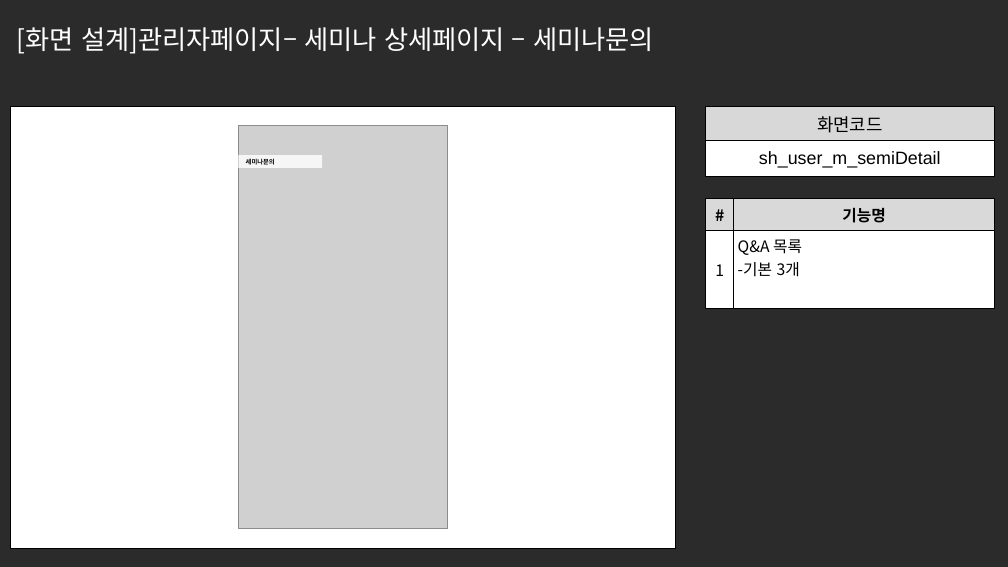
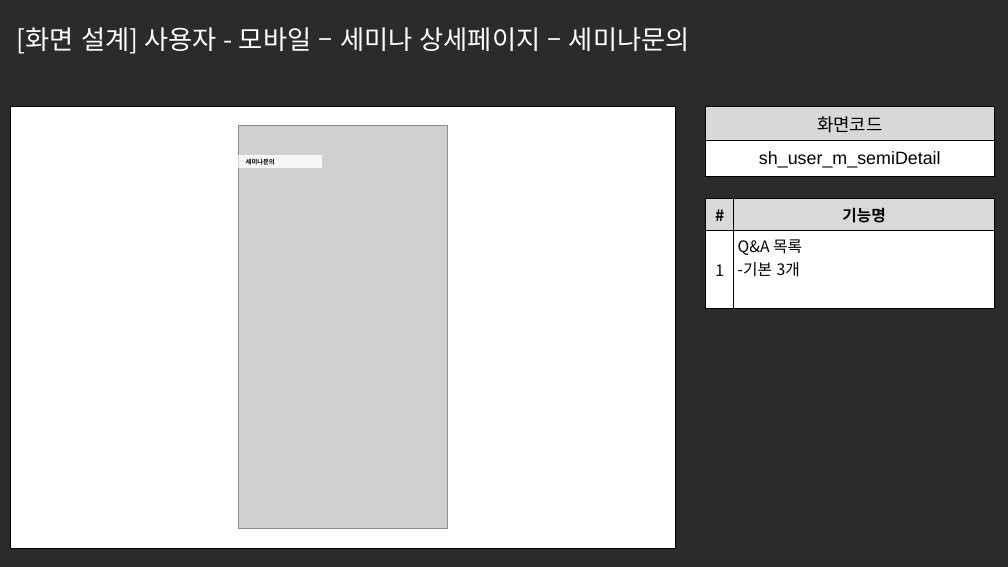
Before and after one commit to ezenteam2/e-Zone, a slide deck: slide 14 of 0 발표용 파워포인트/project05 - 파워포인트 종합 - 서희.pptx. Drawn at 1008x567 pixels with LibreOffice and Linux fonts; fonts in the diff are those of the drawing; grey boxes stand for pictures; background and template pictures are left out; a plain dark background stands for a picture behind light text. Boxes give left, top, right and bottom in pixels: in the first picture for what was removed or moved away, otherwise in the second. Text is boxed around its words. In the diff, an @@ line names an element or a change of style, - is before the commit and + after.

```diff
--- a/0 발표용 파워포인트/project05 - 파워포인트 종합 - 서희.pptx
+++ b/0 발표용 파워포인트/project05 - 파워포인트 종합 - 서희.pptx
@@ text at <box>17,27,690,54</box>: text changed @@
-[화면 설계]관리자페이지– 세미나 상세페이지 – 세미나문의
+[화면 설계] 사용자 - 모바일 – 세미나 상세페이지 – 세미나문의
```
Also in this commit, not shown: 28 other slides changed.
